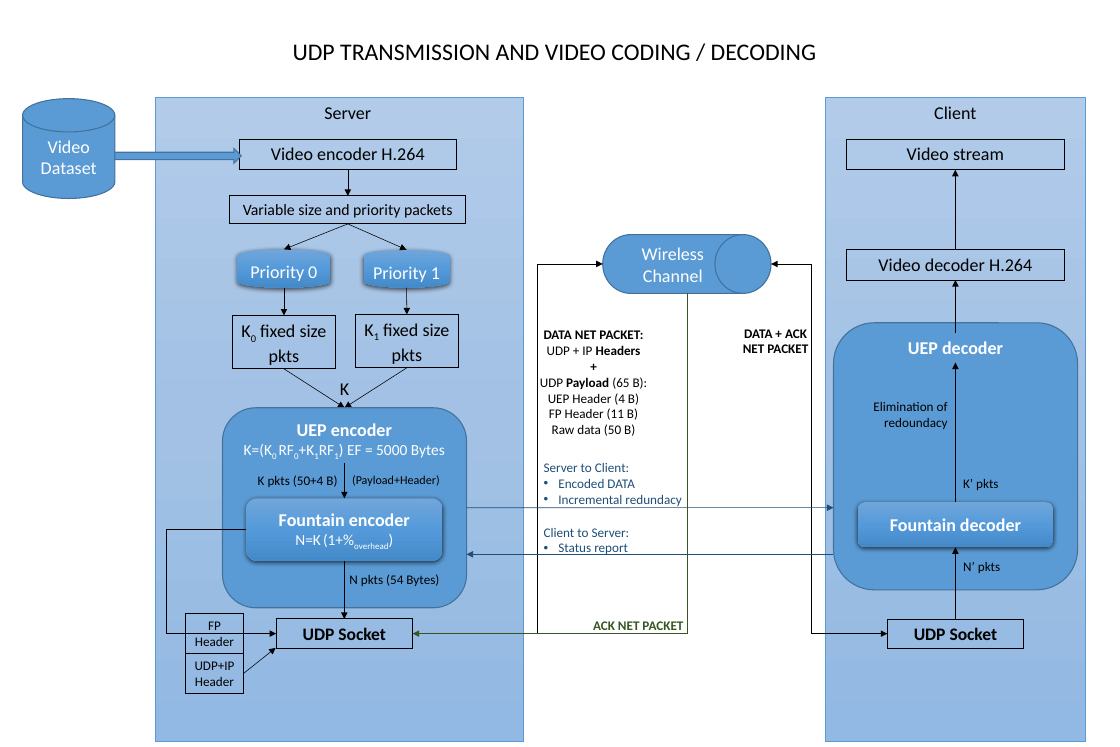
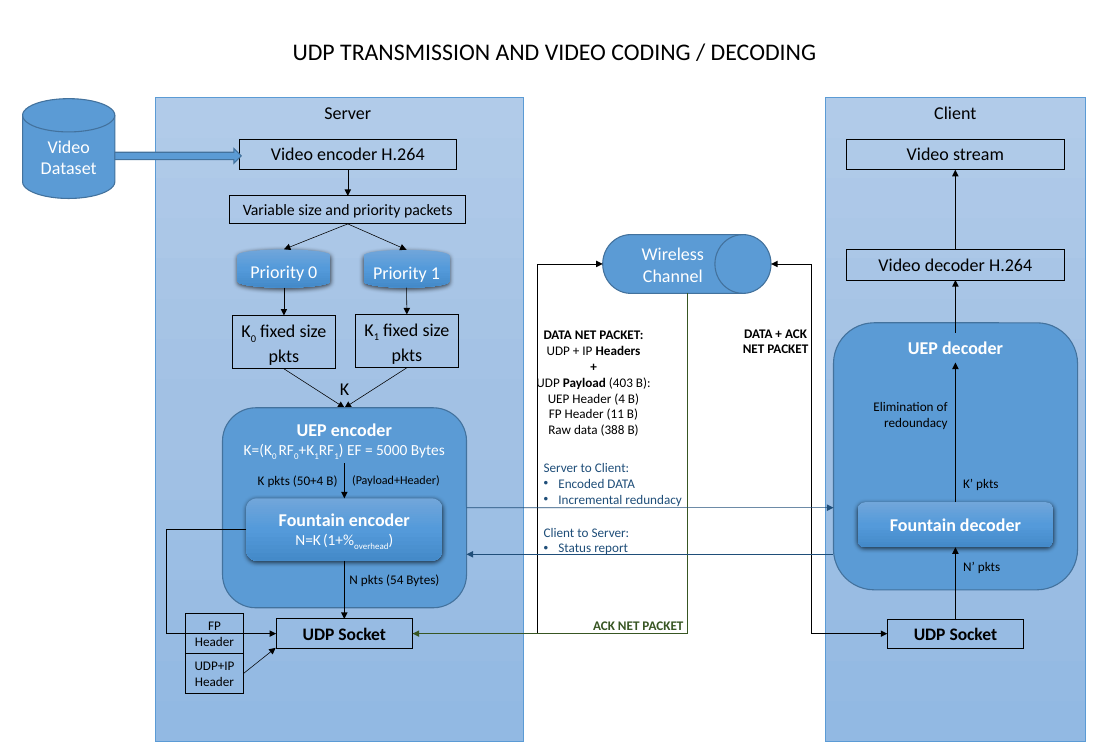
Before and after one commit to robertocosta/uep, a slide deck: slide 2 of tex/schemi.pptx. Drawn at 1120x747 pixels with LibreOffice and Linux fonts; fonts in the diff are those of the drawing. Boxes give left, top, right and bottom in pixels: in the first picture for what was removed or moved away, otherwise in the second. Text is boxed around its words. In the diff, an @@ line names an element or a change of style, - is before the commit and + after.

```diff
--- a/tex/schemi.pptx
+++ b/tex/schemi.pptx
@@ text at <box>536,376,651,391</box>: text changed @@
-UDP Payload (65 B):
+UDP Payload (403 B):
@@ text at <box>548,424,639,436</box>: text changed @@
-Raw data (50 B)
+Raw data (388 B)
```
Also in this commit, not shown: 2 other files.
